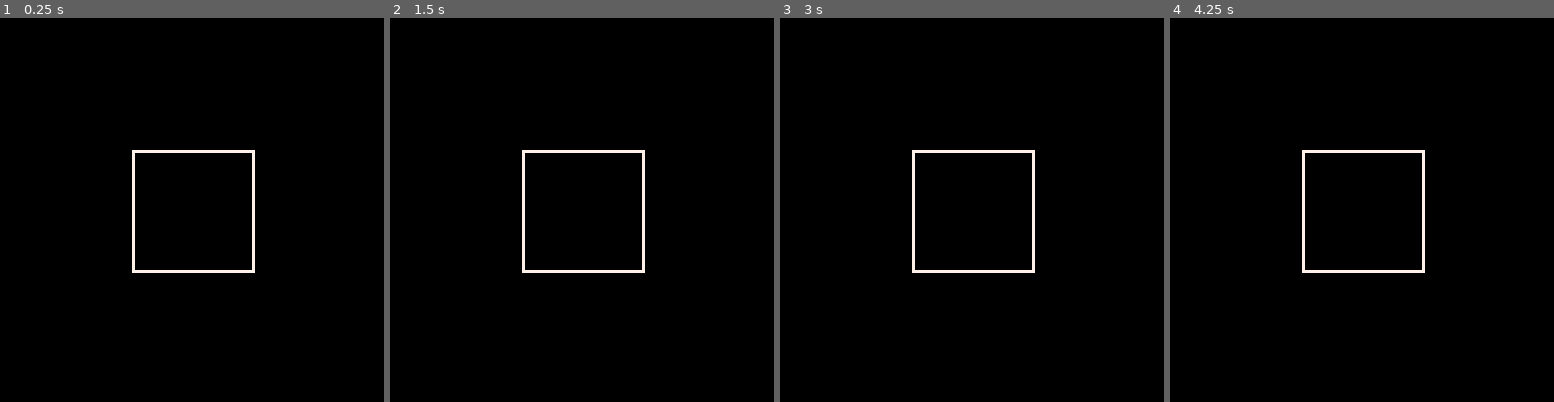
Above: before the commit, frames 1-4 (left to right).
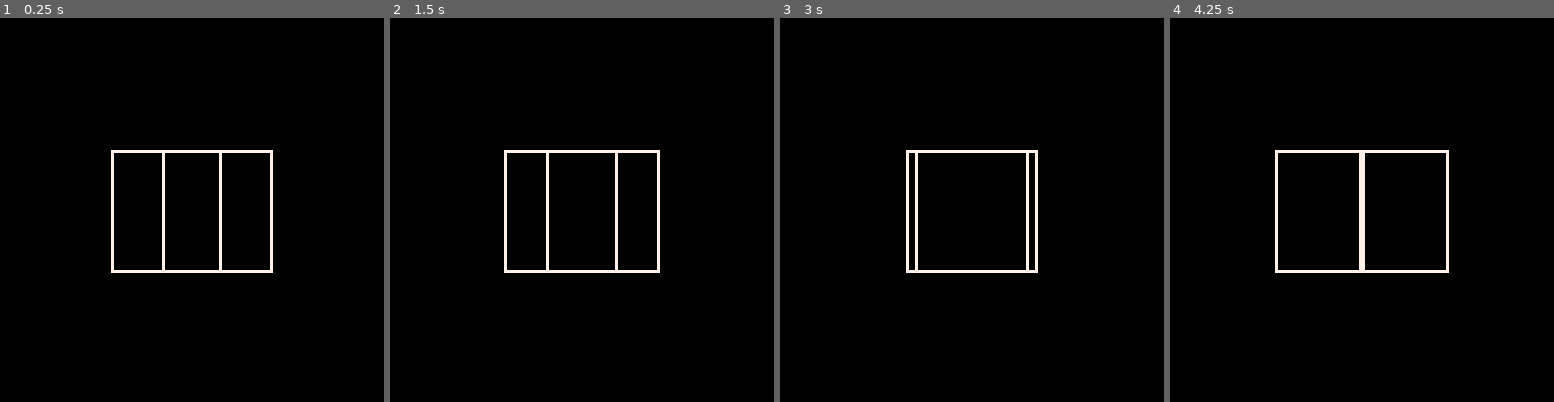
Above: after the commit, the same moments.

Repository: kakardo/Pico-8
Game: PICO-8 cartridge game carts/02 platonic solids viewer/platonic_solids_viewer.p8
Same seed, same stepped clock (60 frames per second), same inputs: the game is played once before the commit and once after it.
Inputs:
- Up to frame 1 (0.25 s): no input
- Up to frame 2 (1.5 s): no input
- Up to frame 3 (3 s): no input
- Up to frame 4 (4.25 s): no input

The runs differ from the first frame. In frame 1, 1.6% of the frame differs, in the area x 28-72%, y 34-67%; in frame 2, 1.6%; in frame 3, 1.5%; in frame 4, 1.6%, in the area x 27-73%, y 34-67%.

Commit message:
X-AXIS ROTATION WORKS. Not sure how it got fixed by simplifying functions

Diff:
--- a/game carts/02 platonic solids viewer/main.lua
+++ b/game carts/02 platonic solids viewer/main.lua
@@ -64,10 +64,12 @@
 
 		-- sin() and cos() angles go from 0 to 360° (0.0 to 1.0)
 		-- example -> 0.25 = 90°, 1.0 = 360°)
-		rotX = alfa[1] * cos(angle) - alfa[3] * sin(angle)
+		rotX1 = alfa[1] * cos(angle) - alfa[3] * sin(angle)
+		rotX2 = beta[1] * cos(angle) - beta[3] * sin(angle)
 
-		pointX1, pointY1 = calc_projection(alfa[1], alfa[2])
-		pointX2, pointY2 = calc_projection(beta[1], beta[2])
+
+		pointX1, pointY1 = calc_projection(rotX1, alfa[2])
+		pointX2, pointY2 = calc_projection(rotX2, beta[2])
 
 		line(pointX1, pointY1, pointX2, pointY2, 7)
 		--pset(pointX, pointY, color)
